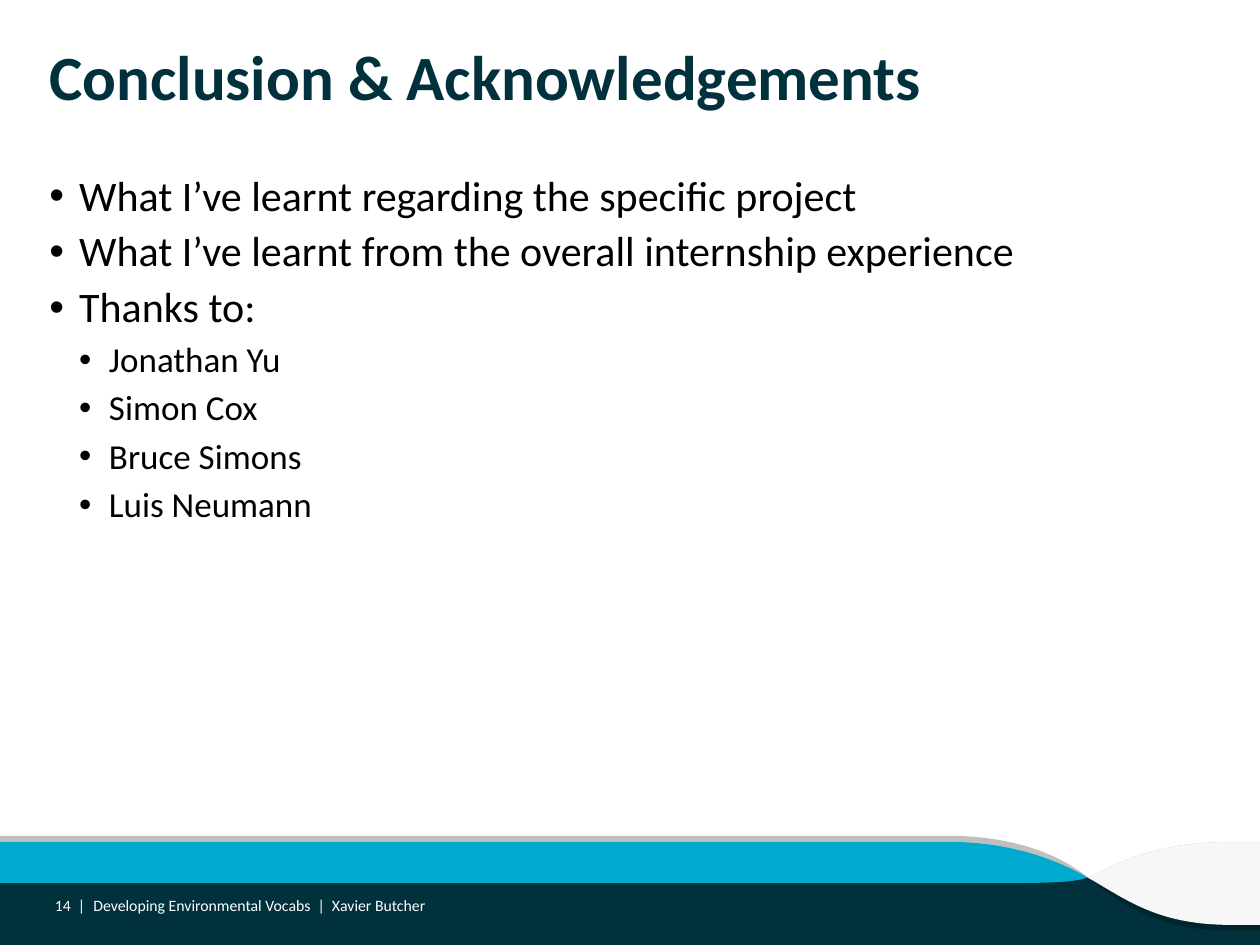
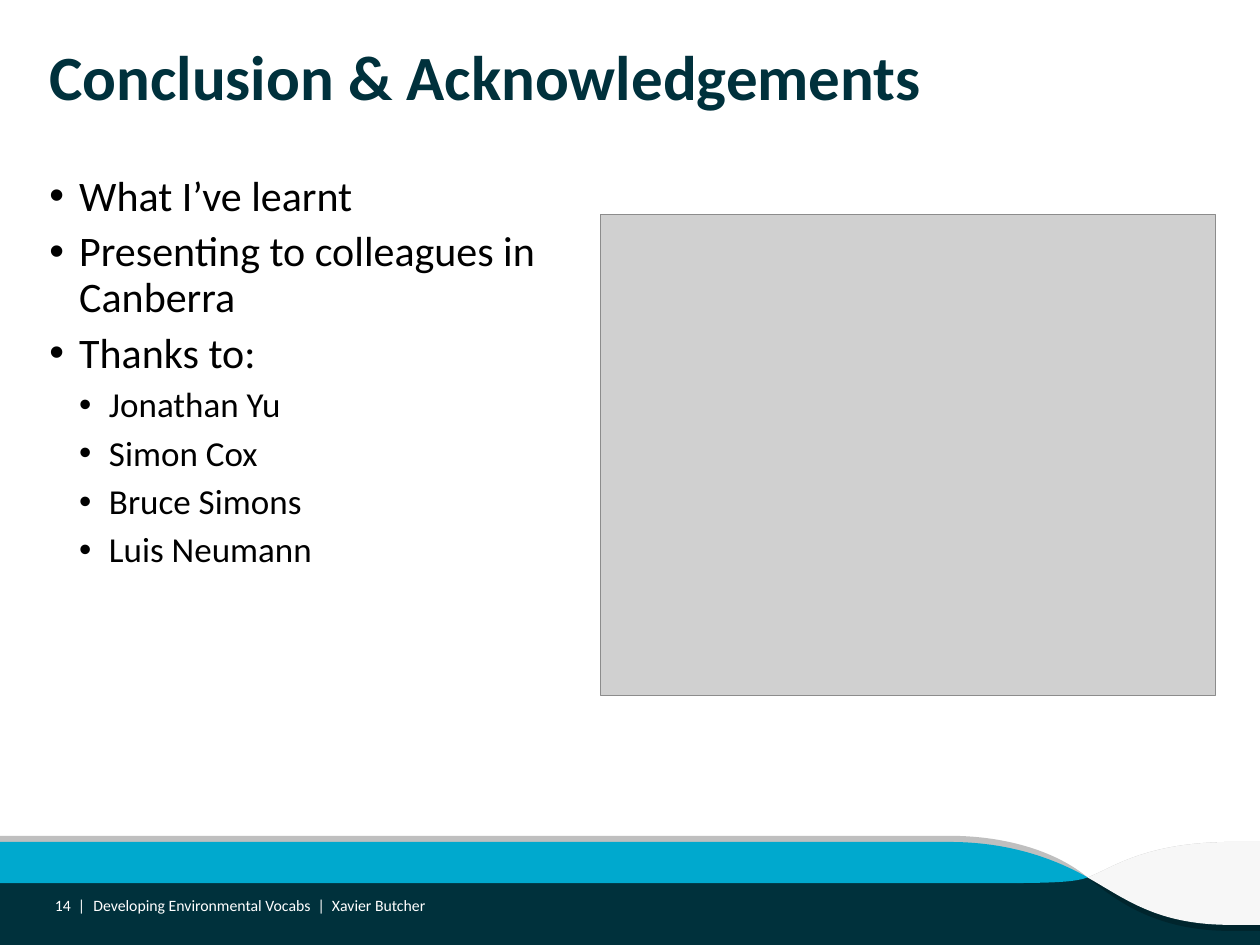
Before and after one commit to ANZSoilData/def-au-asls-substrate, a slide deck: slide 14 of Reports/Developing Environmental Vocabs.pptx. Drawn at 1260x945 pixels with LibreOffice and Linux fonts; fonts in the diff are those of the drawing; grey boxes stand for pictures; background and template pictures are left out. Boxes give left, top, right and bottom in pixels: in the first picture for what was removed or moved away, otherwise in the second. Text is boxed around its words. In the diff, an @@ line names an element or a change of style, - is before the commit and + after.

```diff
--- a/Reports/Developing Environmental Vocabs.pptx
+++ b/Reports/Developing Environmental Vocabs.pptx
@@ text at bbox=[79, 181, 535, 313]: text changed @@
-• What I’ve learnt regarding the specific project
-• What I’ve learnt from the overall internship experience
+• What I’ve learnt
+• Presenting to colleagues in Canberra
@@ picture added at bbox=[601, 214, 1216, 696] @@
```
Also in this commit, not shown: 6 other slides changed, 6 other files.
